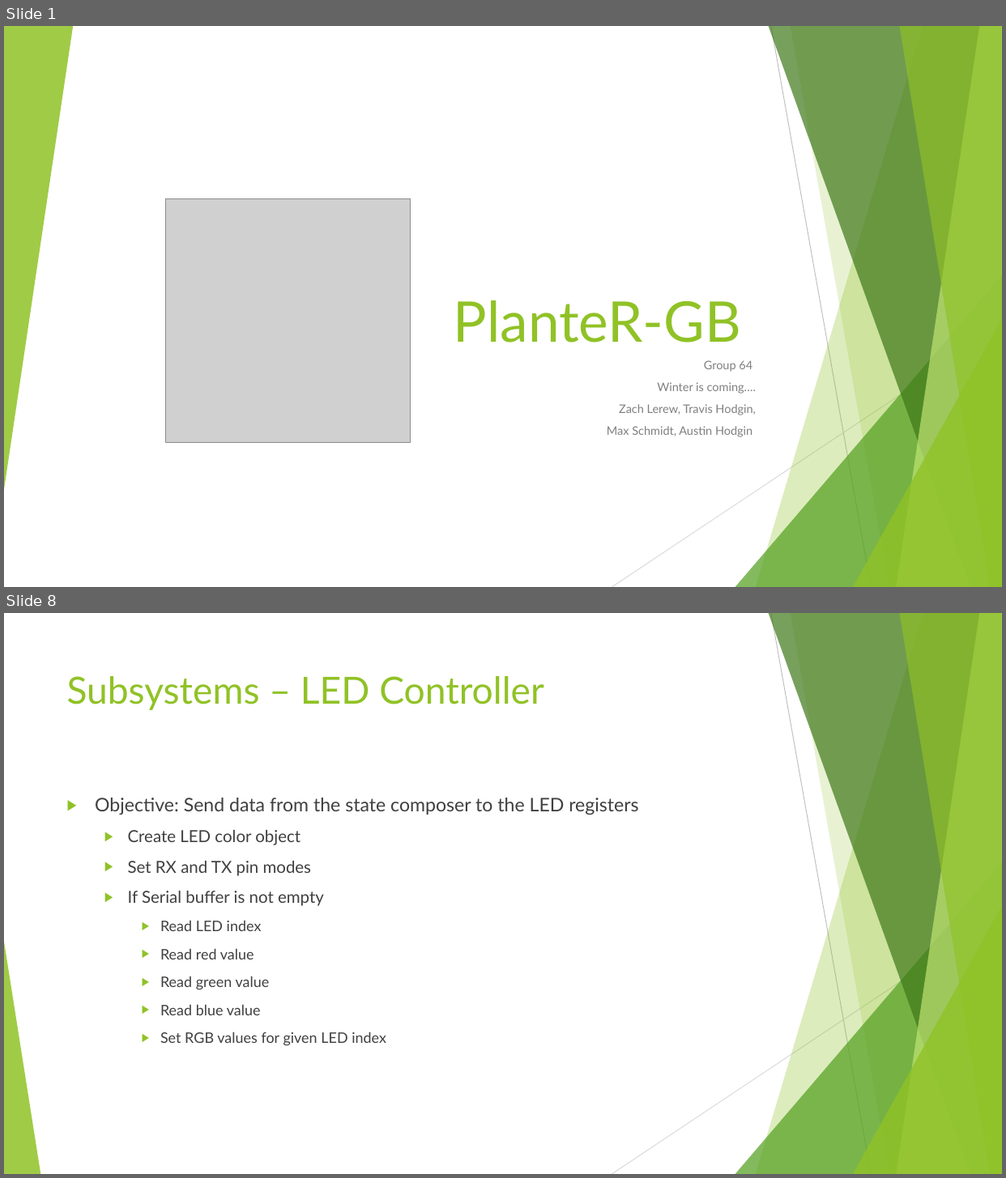
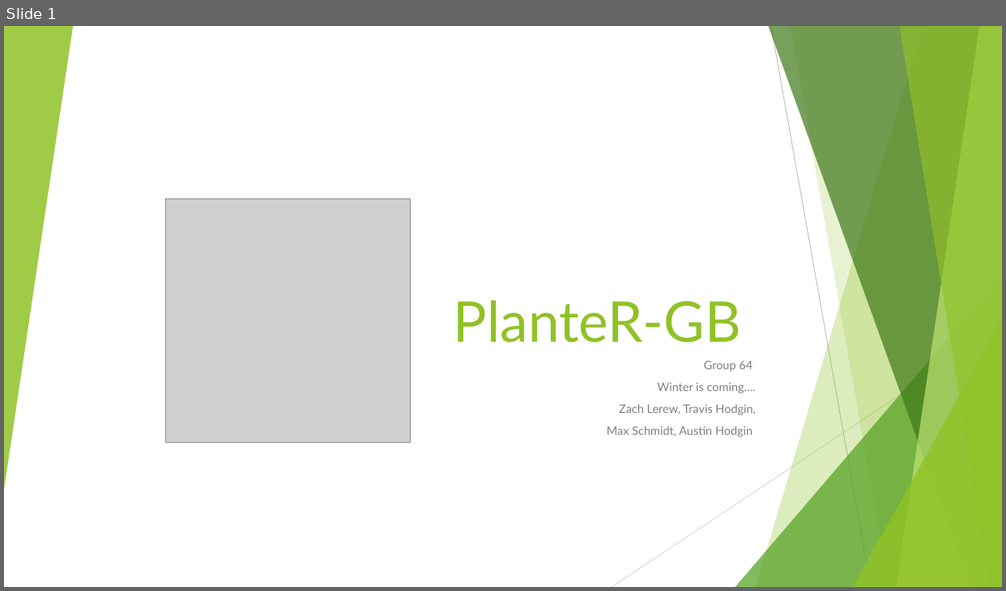
Before and after one commit to HodginAustin/Winter-Is-Coming, a slide deck: Documents/PresentationSpring/Spring Presentation.pptx. Shown one above the other, each under a label of ours: slides 1 and 8 before the commit, slide 1 after it; the slides between them are not shown. The pictures are 1006x1178 and 1006x591 pixels, drawn with LibreOffice and Linux fonts; fonts in the diff are those of the drawing; grey boxes stand for pictures. Boxes give left, top, right and bottom in pixels: in the first picture for what was removed or moved away, otherwise in the second. Text is boxed around its words. In the diff, an @@ line names an element or a change of style, - is before the commit and + after.

```diff
--- a/Documents/PresentationSpring/Spring Presentation.pptx
+++ b/Documents/PresentationSpring/Spring Presentation.pptx
@@ slide 8 removed at box(4, 613, 1002, 1174), background #FFFFFF; not listed: 9 template elements that a slide beside it also shows @@
@@ text removed at box(67, 676, 544, 710) @@
-Subsystems – LED Controller
@@ text removed at box(95, 798, 638, 1046) @@
-▶ Objective: Send data from the state composer to the LED registers
-  ▶ Create LED color object
-  ▶ Set RX and TX pin modes
-  ▶ If Serial buffer is not empty
-    ▶ Read LED index
-    ▶ Read red value
-    ▶ Read green value
-    ▶ Read blue value
-    ▶ Set RGB values for given LED index
@@ triangle removed at box(4, 942, 40, 1174) @@
```
Also in this commit, not shown: 2 slides added, 8 other slides removed.
